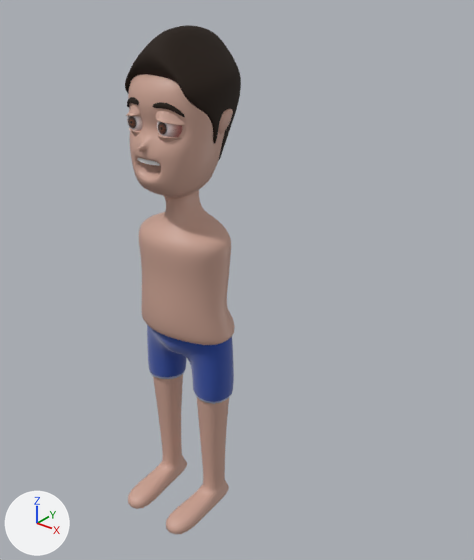
The Blender file Assets/Character Creation/Models/Low Poly Stylized Character.blend, before and after one commit.
Rendered twice from a camera (50 mm lens) standing at (3.43, -3.68, 1.29) and looking at (0.31, 0.22, -1.13). Lighting does not change. The marker at lower left points along +X, +Y and +Z.

In view in the first picture: 'Character Body', 'Ear', 'Eye Ball'.
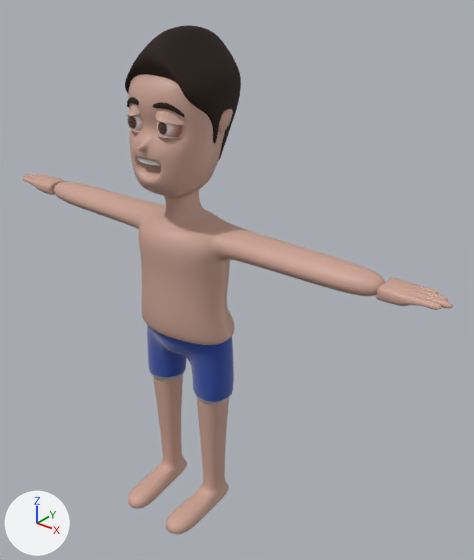
Boxes [x1, y1, x2, y2] around the edits, measured in the pictures (474 x 560 px):
```json
{"object": "Character Body", "change": "reshaped", "before": [125, 25, 241, 534], "after": [54, 25, 385, 534], "on screen": "184% wider"}
{"object": "Hand", "change": "added", "after": [22, 174, 453, 310], "on screen": "beige"}
{"part": 1, "of": "me_character_body", "change": "built on", "before": [139, 212, 231, 266], "after": [54, 182, 385, 296]}
```

The change, as JSON lines over the scene's bpy script:
```json
{"block": "me_character_body", "where": "# used by ob_character_body; location = (0.0, 0.0, 0.0)"}
{"op": "remove", "block": "me_character_body", "code": "me_character_body.from_pydata(...)  # 784 vertices, 778 faces; spans x -0.5..0.5, y -0.71..0.5, z -3.35..0.93"}
{"op": "add", "block": "me_character_body", "code": "me_character_body.from_pydata(...)  # 832 vertices, 826 faces; spans x -1.78..1.78, y -0.71..0.5, z -3.35..0.93"}
{"block": "me_character_body", "change": "me_character_body part 1"}
{"block": "me_character_body", "change": "2 vertices are removed from x -0.46..0.46, y 0.04, z -0.68..-0.67"}
{"block": "me_character_body", "change": "8 faces are deleted"}
{"block": "me_character_body", "change": "8 vertices in x -0.34..0.34, y -0.28..0.17, z -0.62..-0.58 move by (0.0, 0.0, 0.04)"}
{"block": "me_character_body", "change": "2 vertices move from x -0.2..0.0, y -0.33..-0.28, z -0.62..-0.61 to x -0.2..0.0, y -0.33..-0.28, z -0.59..-0.58"}
{"block": "me_character_body", "change": "50 vertices are added at x -1.78..1.78, y -0.16..0.17, z -0.81..-0.56"}
{"block": "me_character_body", "change": "56 new faces join them, mat_skin (beige #cca393), smooth"}
{"op": "add", "block": "me_hand", "code": ["me_hand = bpy.data.meshes.new('Hand')", "me_hand.from_pydata(...)  # 90 vertices, 88 faces; spans x 1.691..2.233, y -0.102..0.129, z -0.746..-0.61", "me_hand.polygons.foreach_set('use_smooth', [True] * 88)", "me_hand.materials.append(mat_skin)  # beige #cca393"]}
{"op": "add", "block": "ob_hand", "code": ["ob_hand = bpy.data.objects.new('Hand', me_hand)", "ob_hand.location = (0.0, 0.0, 0.0)", "_m = ob_hand.modifiers.new('Subdivision', 'SUBSURF')", "_m.levels = 2", "_m.render_levels = 4", "_m = ob_hand.modifiers.new('Mirror', 'MIRROR')"]}
```
